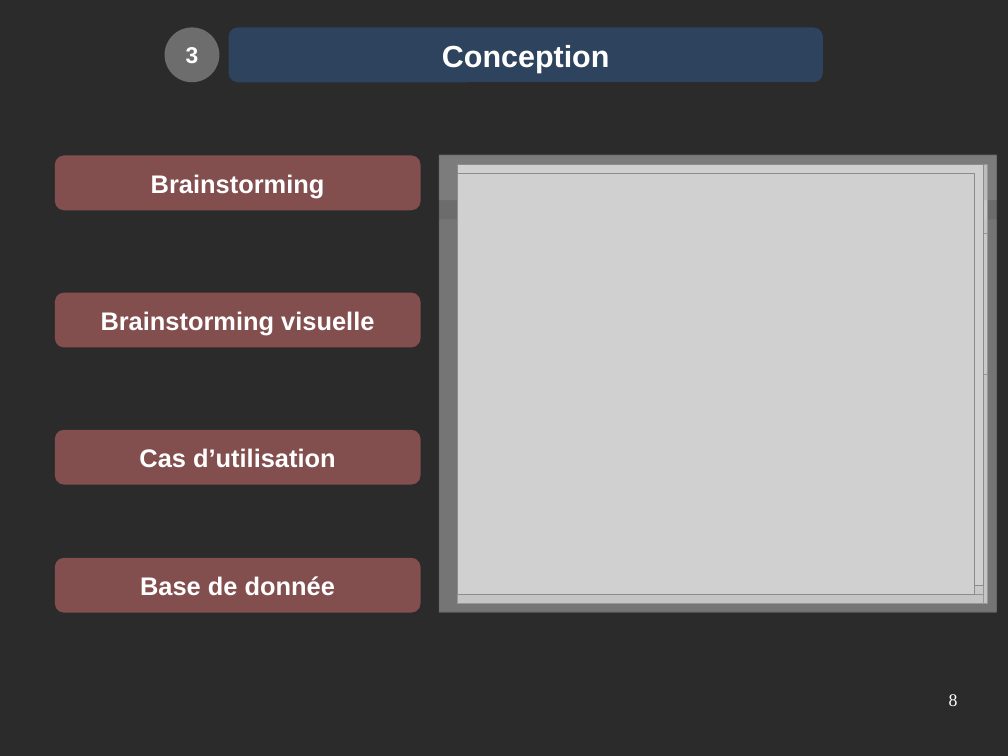
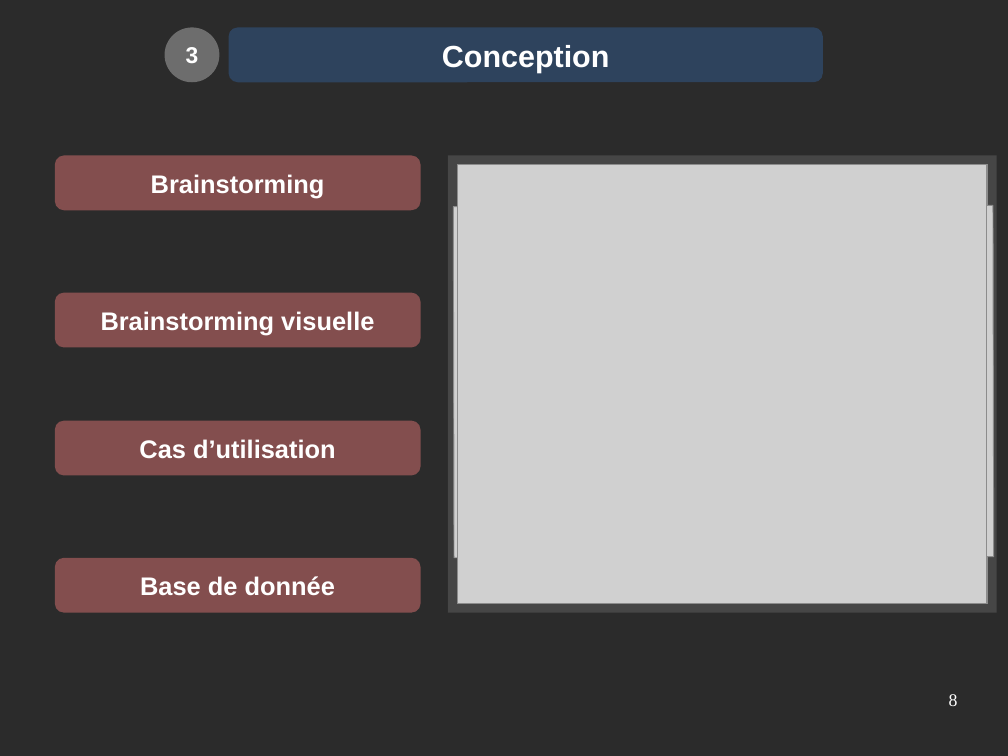
Before and after one commit to amine95bz/PFE, a slide deck: slide 8 of presentation.odp. Drawn at 1008x756 pixels with LibreOffice and Linux fonts; fonts in the diff are those of the drawing; grey boxes stand for pictures; background and template pictures are left out; a plain dark background stands for a picture behind light text. Boxes give left, top, right and bottom in pixels: in the first picture for what was removed or moved away, otherwise in the second. Text is boxed around its words. In the diff, an @@ line names an element or a change of style, - is before the commit and + after.

```diff
--- a/presentation.odp
+++ b/presentation.odp
@@ rectangle removed at box(439, 155, 997, 200) @@
-Système de fichiers
@@ rectangle removed at box(440, 155, 998, 612) @@
@@ rectangle: place and size @@
-rectangle at box(439, 155, 997, 613)
+rectangle at box(448, 155, 997, 613)
@@ rectangle at box(448, 155, 997, 613): fill #B2B2B2 at 34% opacity to #B2B2B2 at 20% opacity @@
@@ picture: place and size @@
-picture at box(457, 174, 975, 595)
+picture at box(459, 165, 988, 604)
@@ picture: place and size @@
-picture at box(457, 233, 988, 375)
+picture at box(460, 165, 988, 604)
@@ picture at box(453, 205, 994, 558): rotation 0 to 359 degrees @@
@@ rectangle removed at box(439, 220, 997, 613) @@
@@ picture removed at box(457, 402, 984, 595) @@
@@ rounded rectangle "Cas d’utilisation": place and size @@
-rounded rectangle "Cas d’utilisation" at box(55, 430, 421, 485)
+rounded rectangle "Cas d’utilisation" at box(55, 421, 421, 476)
```
Also in this commit, not shown: 2 other slides changed, 1 other file.
